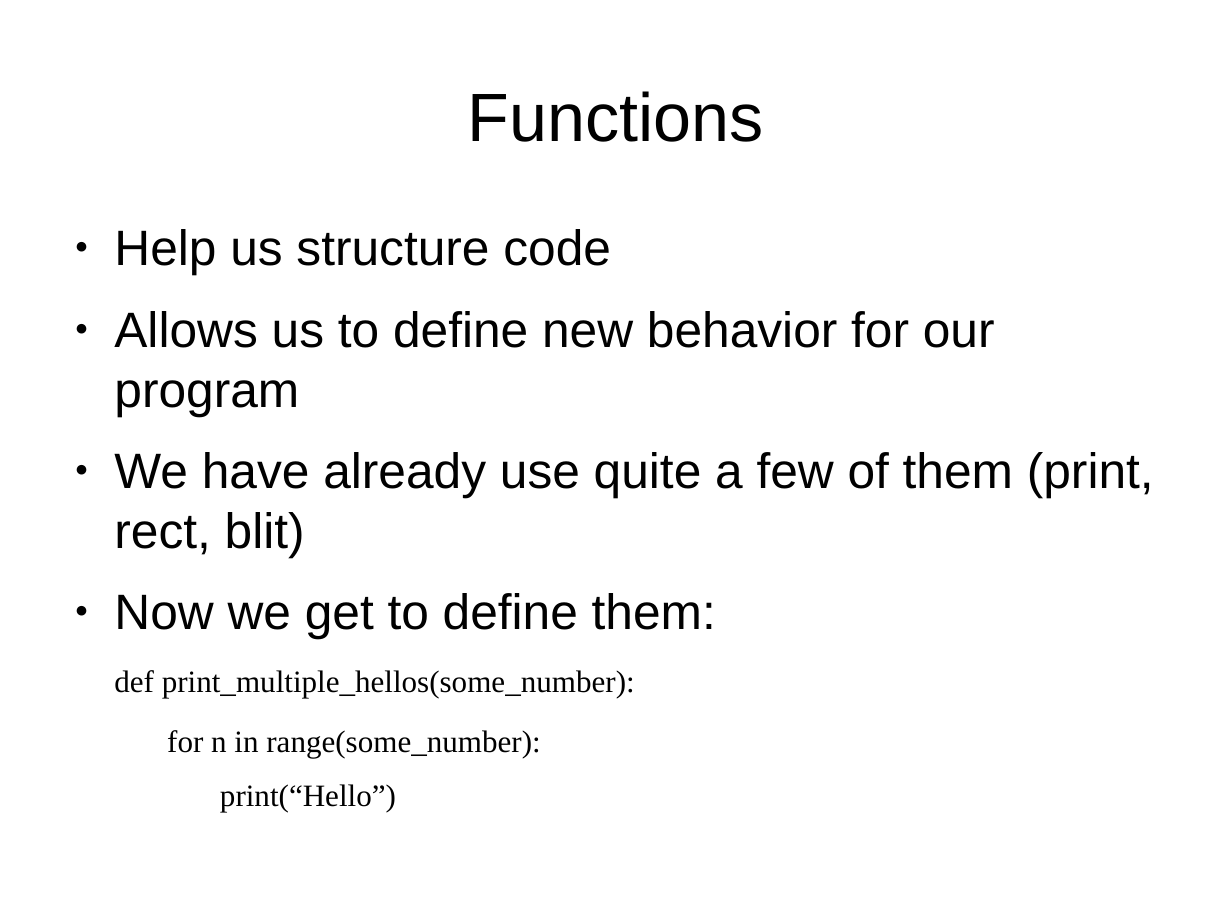
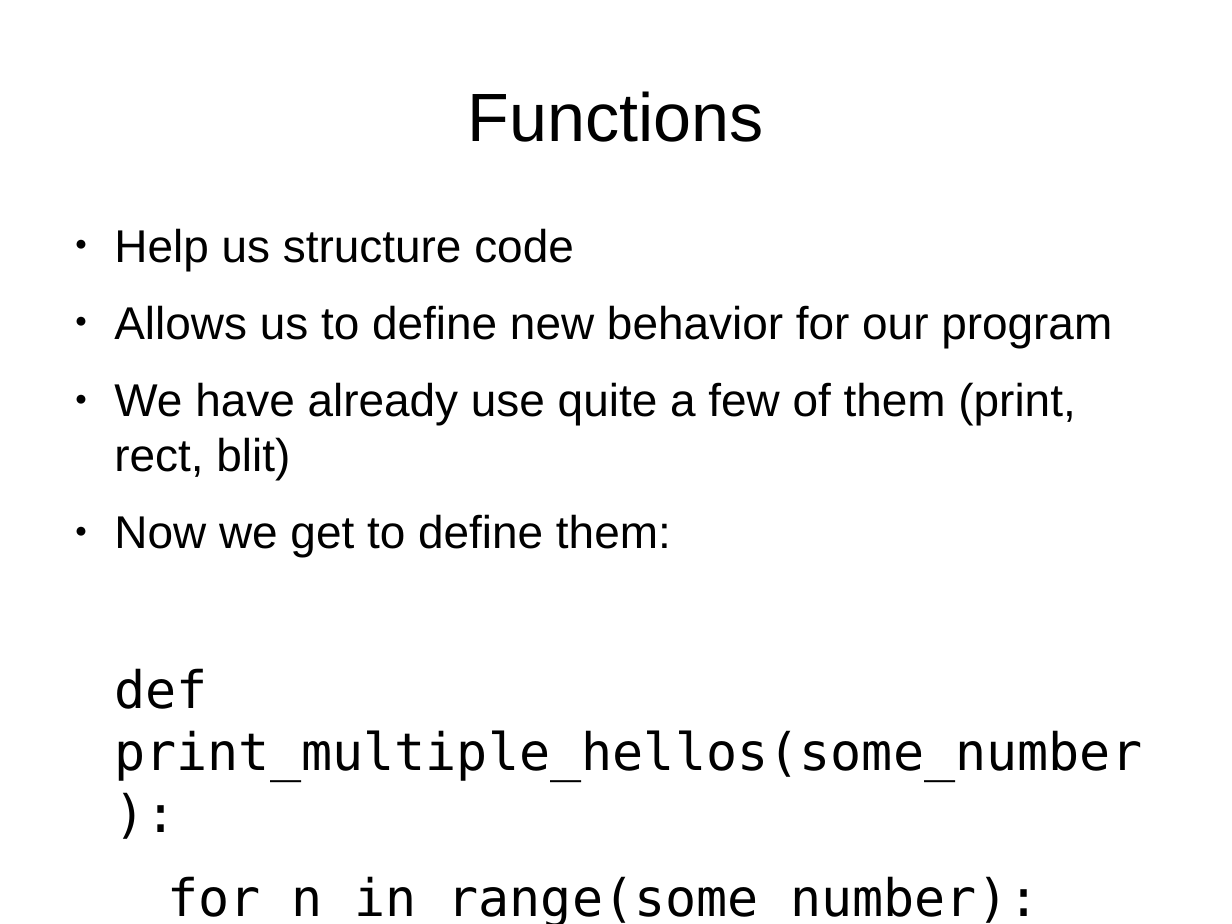
Before and after one commit to bradfordbarr/HacDC-Intro-to-Programming, a slide deck: slide 3 of class_2/class_2.odp. Drawn at 1232x924 pixels with LibreOffice and Linux fonts; fonts in the diff are those of the drawing. Boxes give left, top, right and bottom in pixels: in the first picture for what was removed or moved away, otherwise in the second. Text is boxed around its words. In the diff, an @@ line names an element or a change of style, - is before the commit and + after.

```diff
--- a/class_2/class_2.odp
+++ b/class_2/class_2.odp
@@ text "Help us structure code" at [114, 228, 1142, 924]: size 32 to 29.6 pt in "Help us structure code", "Allows us to define new behavior for ...", "We have already use quite a few ...", "Now we get to define them:"; size 20 to 33.3 pt, font Times New Roman to DejaVu Sans Mono in "def print_multiple_hellos(some_number):", "for n in range(some_number):", "print(“Hello”)" @@
```
Also in this commit, not shown: 3 other slides changed, 2 slides added, 1 other file.
